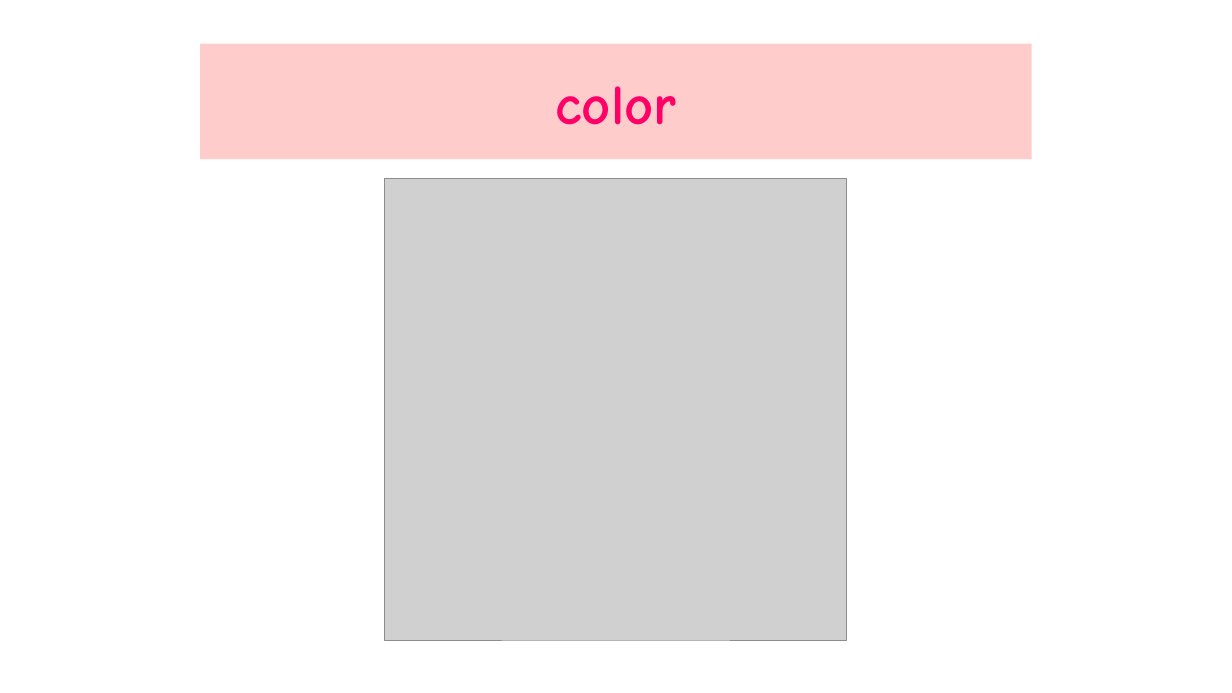
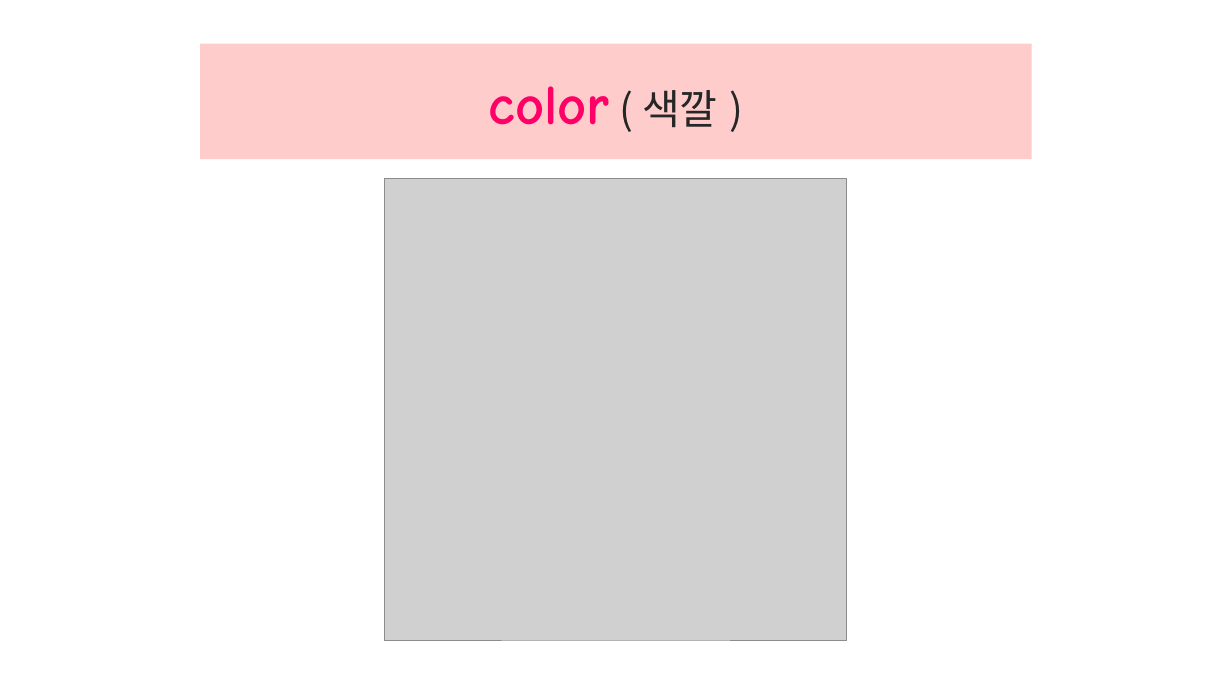
Before and after one commit to jangengineering/To-do-list, a slide deck: slide 20 of ppt/Lesson10-1_New_Words.pptx. Drawn at 1232x693 pixels with LibreOffice and Linux fonts; fonts in the diff are those of the drawing; grey boxes stand for pictures. Boxes give left, top, right and bottom in pixels: in the first picture for what was removed or moved away, otherwise in the second. Text is boxed around its words. In the diff, an @@ line names an element or a change of style, - is before the commit and + after.

```diff
--- a/ppt/Lesson10-1_New_Words.pptx
+++ b/ppt/Lesson10-1_New_Words.pptx
@@ title at [489,86,718,128]: text changed @@
-color
+color ( 색깔 )
```
Also in this commit, not shown: 17 other slides changed, 4 slides added, 3 slides removed.
